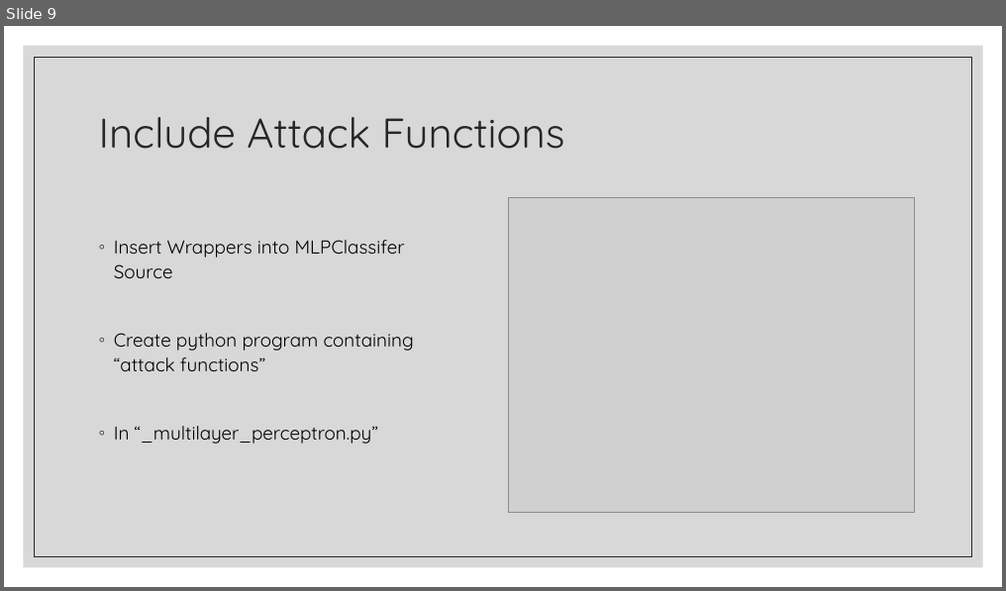
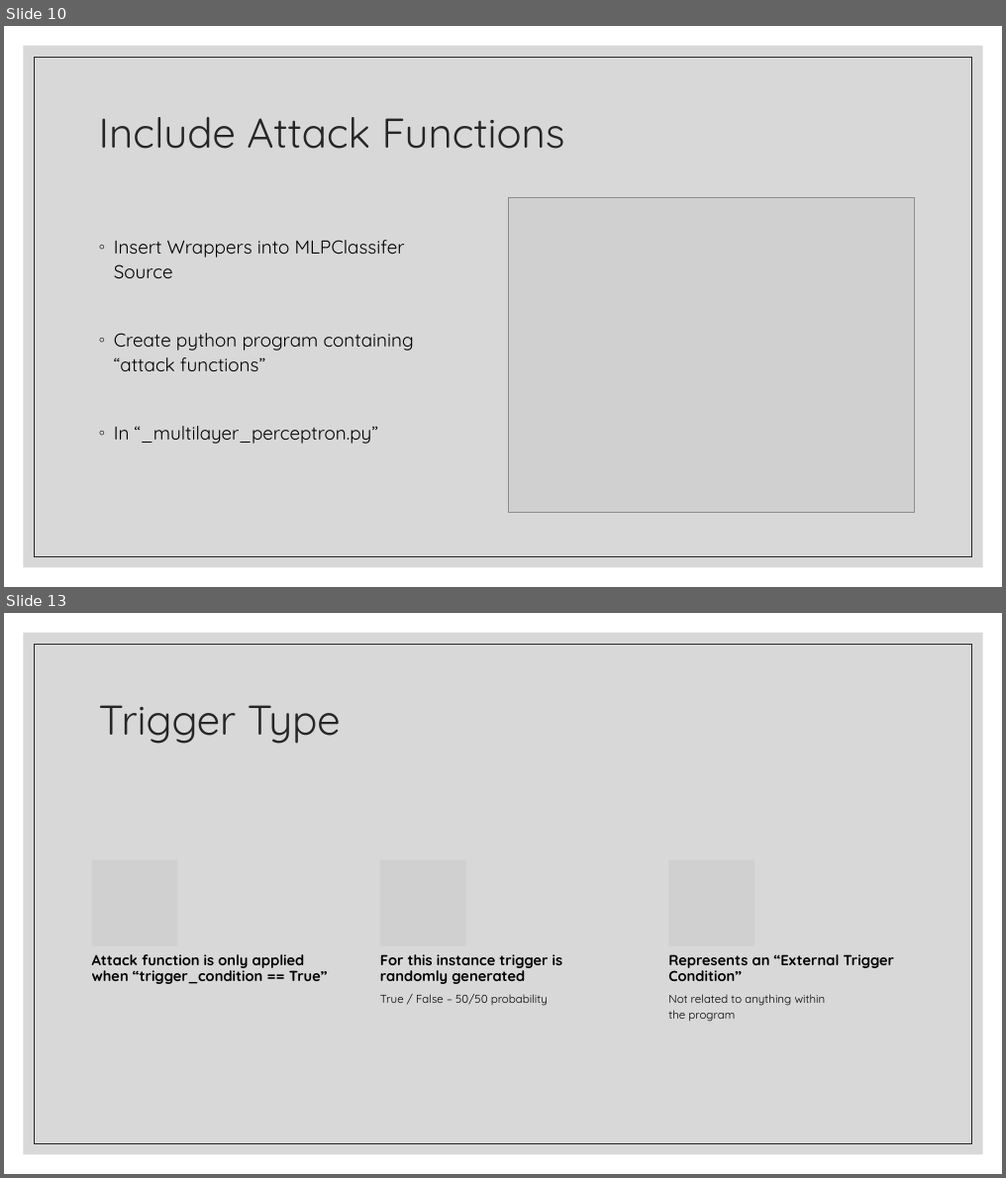
Before and after one commit to landonbuell/Convolutional-Neural-Networks, a slide deck: Presentations/09_04_2020/Modeling Attack Functions.pptx. Shown one above the other, each under a label of ours: slide 9 before the commit, slides 10 and 13 after it; the slides between them are not shown. The pictures are 1006x591 and 1006x1178 pixels, drawn with LibreOffice and Linux fonts; fonts in the diff are those of the drawing; grey boxes stand for pictures. Boxes give left, top, right and bottom in pixels: in the first picture for what was removed or moved away, otherwise in the second. Text is boxed around its words. In the diff, an @@ line names an element or a change of style, - is before the commit and + after.

Commit message:
10 April 2020
- Modified ATTACK to include binary trigger condition
- Running program for round to 0 w/ 50/50 external trigger
- Need to create & impliment analysis script
- Modifying powerpoint for 4/13

```diff
--- a/Presentations/09_04_2020/Modeling Attack Functions.pptx
+++ b/Presentations/09_04_2020/Modeling Attack Functions.pptx
@@ slide 13 added at [4, 613, 1002, 1174], background #FFFFFF; not listed: 2 template elements that a slide beside it also shows @@
@@ title added at [99, 705, 341, 744], 40 pt, text #262626 @@
+Trigger Type
@@ group added at [91, 861, 895, 1022]: 5 texts, 3 pictures @@
+Attack function is only applied when “trigger_condition == True”
+For this instance trigger is randomly generated
+True / False – 50/50 probability
+Represents an “External Trigger Condition”
+Not related to anything within
+the program
@@ what was slide 9 is now slide 10 @@
```
Also in this commit, not shown: 1 slide changed, 5 other slides added, 1 slide removed, 5 other files.
